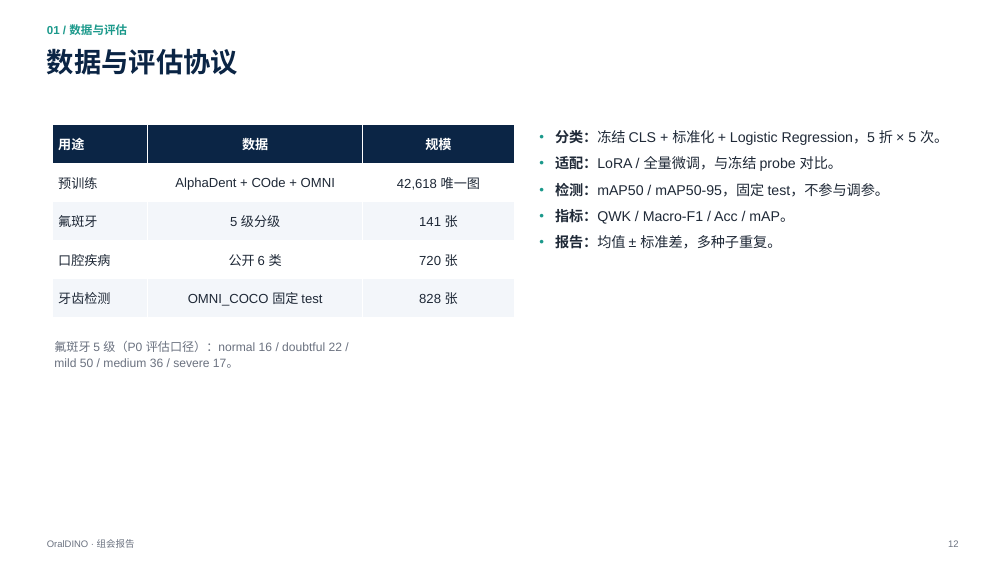
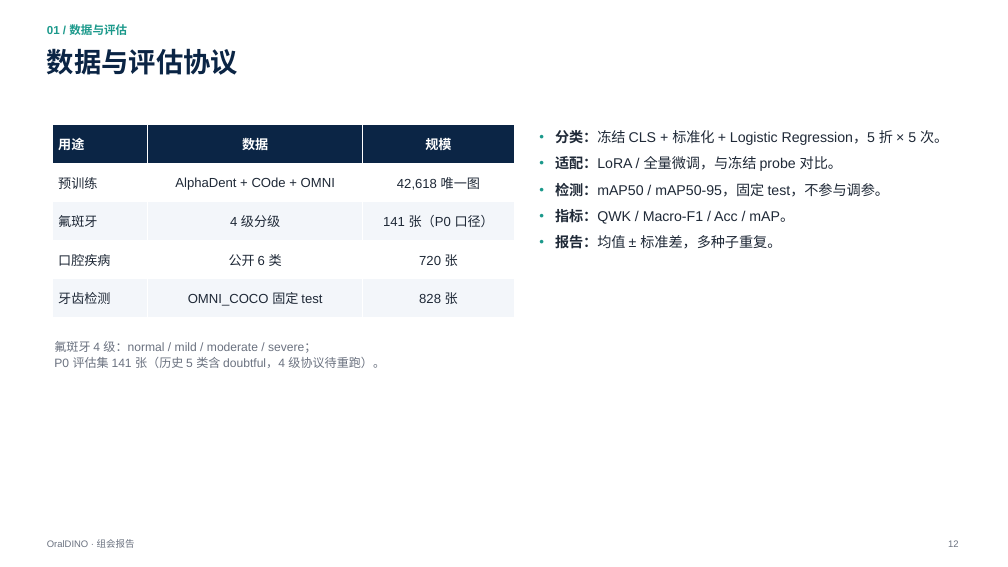
Before and after one commit to XiaoHG/MRG-05-Tooth-Seg, a slide deck: slide 12 of group-meeting/20261111/OralDINO_group_meeting_20261111.pptx. Drawn at 1008x567 pixels with LibreOffice and Linux fonts; fonts in the diff are those of the drawing. Boxes give left, top, right and bottom in pixels: in the first picture for what was removed or moved away, otherwise in the second. Text is boxed around its words. In the diff, an @@ line names an element or a change of style, - is before the commit and + after.

```diff
--- a/group-meeting/20261111/OralDINO_group_meeting_20261111.pptx
+++ b/group-meeting/20261111/OralDINO_group_meeting_20261111.pptx
@@ table at [53,125,514,318] @@
-row 3, column 2: 5 级分级
+row 3, column 2: 4 级分级
-row 3, column 3: 141 张
+row 3, column 3: 141 张（P0 口径）
@@ text at [54,341,385,368]: text changed @@
-氟斑牙 5 级（P0 评估口径）：normal 16 / doubtful 22 /
-mild 50 / medium 36 / severe 17。
+氟斑牙 4 级：normal / mild / moderate / severe；
+P0 评估集 141 张（历史 5 类含 doubtful，4 级协议待重跑）。
```
Also in this commit, not shown: 5 other slides changed, 5 other files.
